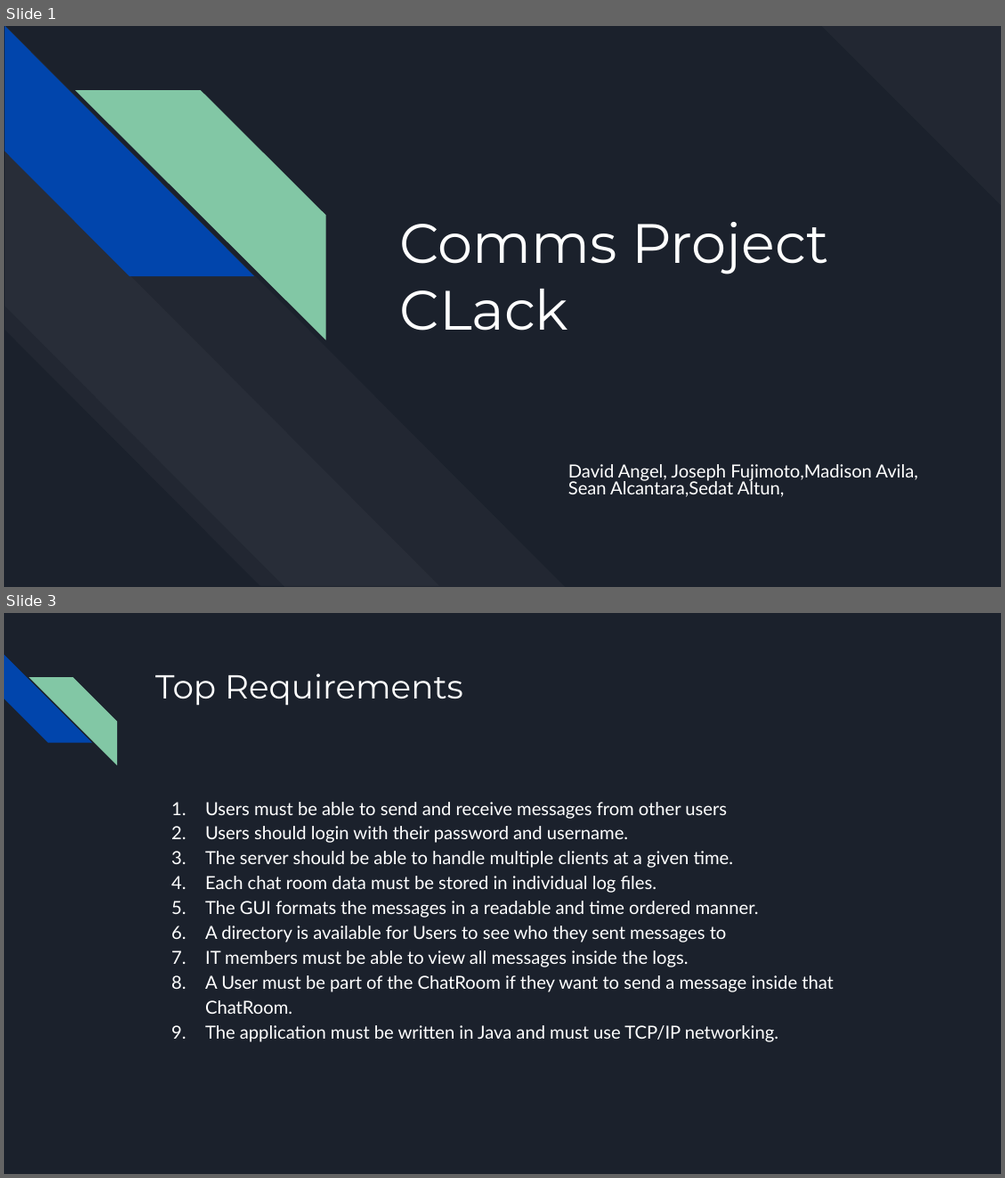
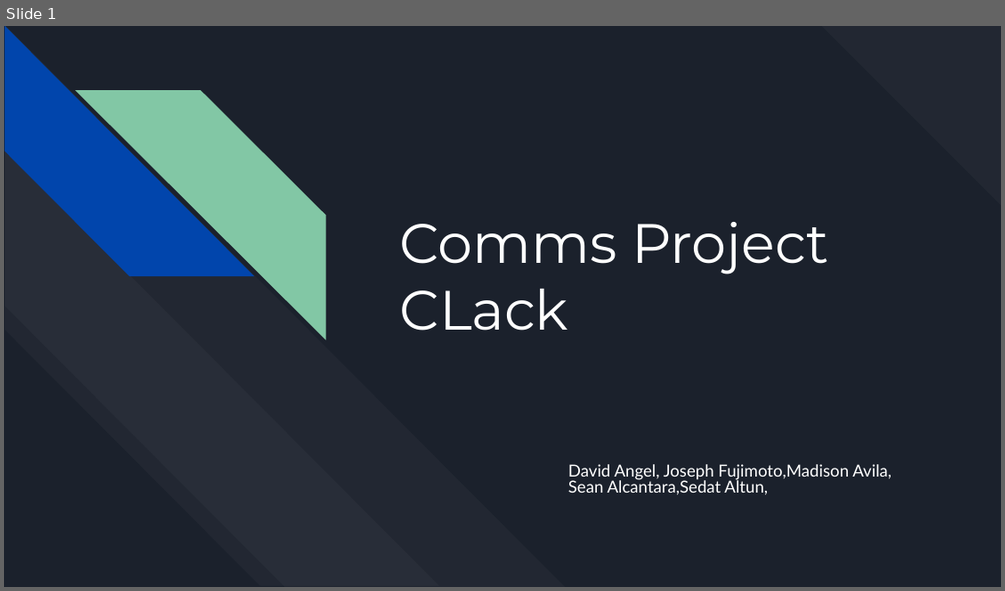
Before and after one commit to R3r3zzed/Comms-Project, a slide deck: Design/Comms Project Design.pptx. Shown one above the other, each under a label of ours: slides 1 and 3 before the commit, slide 1 after it; the slides between them are not shown. The pictures are 1005x1178 and 1005x591 pixels, drawn with LibreOffice and Linux fonts; fonts in the diff are those of the drawing. Boxes give left, top, right and bottom in pixels: in the first picture for what was removed or moved away, otherwise in the second. Text is boxed around its words. In the diff, an @@ line names an element or a change of style, - is before the commit and + after.

```diff
--- a/Design/Comms Project Design.pptx
+++ b/Design/Comms Project Design.pptx
@@ slide 3 removed at (x1=4, y1=613, x2=1001, y2=1174), background #1B212C @@
@@ diag stripe removed at (x1=4, y1=655, x2=92, y2=743) @@
@@ diag stripe removed at (x1=29, y1=677, x2=117, y2=764) @@
@@ title removed at (x1=155, y1=674, x2=463, y2=706) @@
-Top Requirements
@@ text removed at (x1=205, y1=802, x2=833, y2=1042) @@
-1. Users must be able to send and receive messages from other users
-2. Users should login with their password and username.
-3. The server should be able to handle multiple clients at a given time.
-4. Each chat room data must be stored in individual log files.
-5. The GUI formats the messages in a readable and time ordered manner.
-6. A directory is available for Users to see who they sent messages to
-7. IT members must be able to view all messages inside the logs.
-8. A User must be part of the ChatRoom if they want to send a message inside that ChatRoom.
-9. The application must be written in Java and must use TCP/IP networking.
@@ slide 1 changed as well @@
@@ subtitle "David Angel, Joseph Fujimoto,Madison Avila, ..." at (x1=568, y1=464, x2=891, y2=495): size 13 to 12 pt @@
```
Also in this commit, not shown: 3 slides added, 4 other slides removed, 3 other files.
